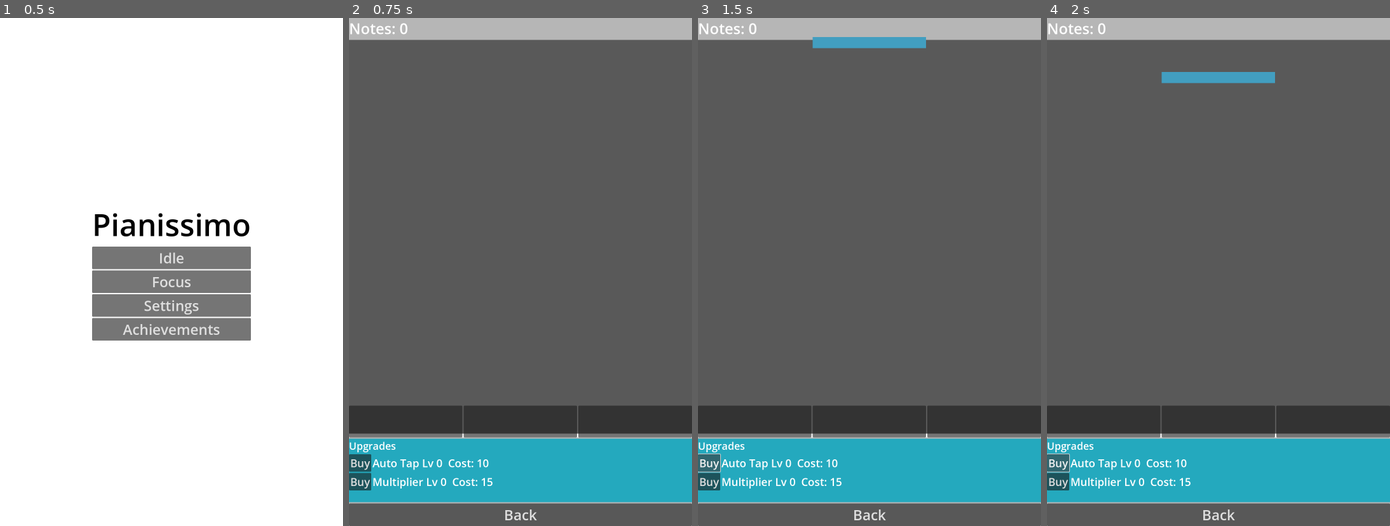
Above: before the commit, frames 1-4 (left to right).
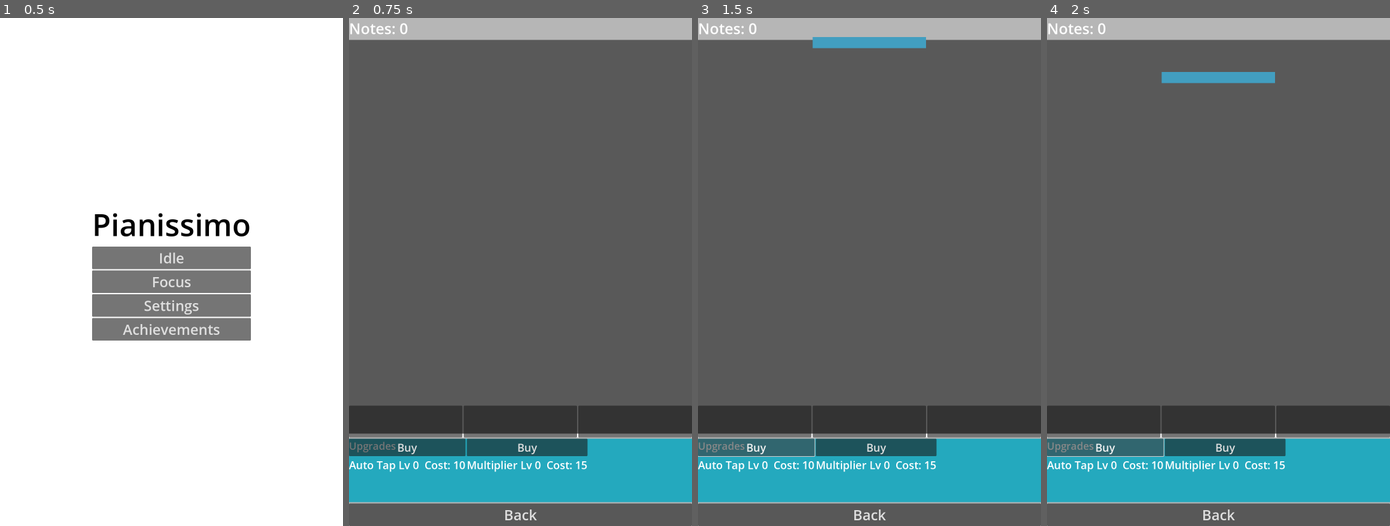
Above: after the commit, the same moments.

Repository: solsolet/MemoriaTFM
Game: Godot game, scene res://scenes/home/home.tscn
Same seed, same stepped clock (60 frames per second), same inputs: the game is played once before the commit and once after it.
Inputs:
- Up to frame 1 (0.5 s): no input
- Up to frame 2 (0.75 s): click "Idle" at 0.5 s
- Up to frame 3 (1.5 s): click "Buy" at 1.25 s
- Up to frame 4 (2 s): no input

Frame 1 is identical in both runs. In frame 2, 3.6% of the frame differs, in the area x 0-70%, y 82-93%; in frame 3, 3.7%; in frame 4, 3.7%.

Commit message:
feat: Managers buits (autoloads)

Diff:
--- /dev/null
+++ b/pianissimo/autoload/achievement_manager.gd
@@ -0,0 +1,5 @@
+extends Node
+## Facade for achievements
+
+func _ready() -> void:
+	print("AchievementManager ready")
--- /dev/null
+++ b/pianissimo/autoload/audio_manager.gd
@@ -0,0 +1,5 @@
+extends Node
+## Will manage SFX and music playback. Stub for now
+
+func _ready() -> void:
+	print("AudioManager ready")
--- /dev/null
+++ b/pianissimo/autoload/economy.gd
@@ -0,0 +1,6 @@
+extends Node
+## In-memory currency balance + change notifications
+## Delegates persistence to SaveManager
+
+func _ready() -> void:
+	print("Economy ready")
--- /dev/null
+++ b/pianissimo/autoload/notification_manager.gd
@@ -0,0 +1,5 @@
+extends Node
+## Facade for local notifications
+
+func _ready() -> void:
+	print("NotificationManager ready")
--- /dev/null
+++ b/pianissimo/autoload/save_manager.gd
@@ -0,0 +1,5 @@
+extends Node
+## Game progress: custom Resource
+
+func _ready() -> void:
+	print("SaveManager ready")
--- /dev/null
+++ b/pianissimo/autoload/settings_manager.gd
@@ -0,0 +1,5 @@
+extends Node
+## User preferences: ConfigFile
+
+func _ready() -> void:
+	print("SettingsManager ready")
--- /dev/null
+++ b/pianissimo/autoload/upgrade_manager.gd
@@ -0,0 +1,5 @@
+extends Node
+## Loads upgrade definitions, tracks the player's level in each
+
+func _ready() -> void:
+	print("UpgradeManager ready")
--- /dev/null
+++ b/pianissimo/data/upgrades.json
@@ -0,0 +1,16 @@
+[
+  {
+    "id": "auto_tap",
+    "title": "Auto Tap",
+    "description": "Automatically taps nearby notes.",
+    "base_cost": 10,
+    "cost_growth": 8
+  },
+  {
+    "id": "multiplier",
+    "title": "Multiplier",
+    "description": "Each successful hit gives more notes.",
+    "base_cost": 15,
+    "cost_growth": 12
+  }
+]
--- a/pianissimo/project.godot
+++ b/pianissimo/project.godot
@@ -16,6 +16,16 @@
 config/features=PackedStringArray("4.5", "Mobile")
 config/icon="res://icon.svg"
 
+[autoload]
+
+SettingsManager="*res://autoload/settings_manager.gd"
+SaveManager="*res://autoload/save_manager.gd"
+Economy="*res://autoload/economy.gd"
+UpgradeManager="*res://autoload/upgrade_manager.gd"
+AudioManager="*res://autoload/audio_manager.gd"
+AchievementManager="*res://autoload/achievement_manager.gd"
+NotificationManager="*res://autoload/notification_manager.gd"
+
 [display]
 
 window/size/viewport_width=1080
@@ -25,8 +35,13 @@
 [file_customization]
 
 folder_colors={
-"res://assets/": "pink",
-"res://scripts/": "teal"
+"res://assets/": "red",
+"res://autoload/": "orange",
+"res://data/": "yellow",
+"res://resources/": "green",
+"res://scenes/": "teal",
+"res://scripts/": "blue",
+"res://ui/": "purple"
 }
 
 [internationalization]
--- a/pianissimo/scenes/game/game.gd
+++ b/pianissimo/scenes/game/game.gd
@@ -3,20 +3,20 @@
 const NOTE_SCENE = preload("res://scenes/note/note.tscn")
 const NOTE_HEIGHT = 36.0
 const SAVE_PATH = "user://piano_idle_save.cfg"
-
-@onready var notes_label: Label = $SafeAreaContainer/VBoxContainer/NotesLabel
-@onready var game_area: Control = $SafeAreaContainer/VBoxContainer/GameArea
-@onready var hit_line: ColorRect = $SafeAreaContainer/VBoxContainer/GameArea/HitLine
-@onready var key_buttons: Array[Button] = [
-	$SafeAreaContainer/VBoxContainer/GameArea/KeyRow/Key0,
-	$SafeAreaContainer/VBoxContainer/GameArea/KeyRow/Key1,
-	$SafeAreaContainer/VBoxContainer/GameArea/KeyRow/Key2,
-]
-
-@onready var auto_tap_button: Button = $SafeAreaContainer/VBoxContainer/UpgradePanel/VBoxContainer/AutoTapRow/AutoTapButton
-@onready var auto_tap_label: Label = $SafeAreaContainer/VBoxContainer/UpgradePanel/VBoxContainer/AutoTapRow/AutoTapLabel
-@onready var multiplier_button: Button = $SafeAreaContainer/VBoxContainer/UpgradePanel/VBoxContainer/MultiplierRow/MultiplierButton
-@onready var multiplier_label: Label = $SafeAreaContainer/VBoxContainer/UpgradePanel/VBoxContainer/MultiplierRow/MultiplierLabel
+const UPGRADE_DATA_PATH = "res://data/upgrades.json"
+
+@export var notes_label: Label
+@export var game_area: Control
+@export var hit_line: ColorRect
+@export var key_buttons: Array[Button] = []
+
+@export var upgrade_card_container: HBoxContainer
+@export var back_button: Button
+
+@onready var auto_tap_button: Button = $SafeAreaContainer/VBoxContainer/UpgradePanel/ScrollContainer/HBoxContainer/AutoTapRow/AutoTapButton
+@onready var auto_tap_label: Label = $SafeAreaContainer/VBoxContainer/UpgradePanel/ScrollContainer/HBoxContainer/AutoTapRow/AutoTapLabel
+@onready var multiplier_button: Button = $SafeAreaContainer/VBoxContainer/UpgradePanel/ScrollContainer/HBoxContainer/MultiplierRow/MultiplierButton
+@onready var multiplier_label: Label = $SafeAreaContainer/VBoxContainer/UpgradePanel/ScrollContainer/HBoxContainer/MultiplierRow/MultiplierLabel
 
 var notes_value: int = 0
 var active_notes: Array[Note] = []
@@ -303,6 +303,21 @@
 	active_notes.clear()
 
 
+func load_upgrade_data() -> Array[Dictionary]:
+	var file = FileAccess.open(UPGRADE_DATA_PATH, FileAccess.READ)
+	if file == null:
+		return []
+
+	var text = file.get_as_text()
+	file.close()
+
+	var parsed = JSON.parse_string(text)
+	if parsed is Array:
+		return parsed
+
+	return []
+
+
 func _exit_tree() -> void:
 	cleanup()
 
--- a/pianissimo/scenes/game/game.tscn
+++ b/pianissimo/scenes/game/game.tscn
@@ -1,9 +1,9 @@
 [gd_scene load_steps=3 format=3 uid="uid://cn6a42umr04wt"]
 
 [ext_resource type="Script" uid="uid://c3mwxe5vw21ye" path="res://scenes/game/game.gd" id="1_sul5r"]
-[ext_resource type="Script" uid="uid://cfb0qannguffv" path="res://scenes/game/safe_area_container.gd" id="2_7h61r"]
+[ext_resource type="Script" uid="uid://cfb0qannguffv" path="res://ui/safe_area_container.gd" id="2_7h61r"]
 
-[node name="Game" type="Control"]
+[node name="Game" type="Control" node_paths=PackedStringArray("notes_label", "game_area", "hit_line", "key_buttons", "upgrade_card_container", "back_button")]
 layout_mode = 3
 anchors_preset = 15
 anchor_right = 1.0
@@ -11,6 +11,12 @@
 grow_horizontal = 2
 grow_vertical = 2
 script = ExtResource("1_sul5r")
+notes_label = NodePath("SafeAreaContainer/VBoxContainer/NotesLabel")
+game_area = NodePath("SafeAreaContainer/VBoxContainer/GameArea")
+hit_line = NodePath("SafeAreaContainer/VBoxContainer/GameArea/HitLine")
+key_buttons = [NodePath("SafeAreaContainer/VBoxContainer/GameArea/KeyRow/Key0"), NodePath("SafeAreaContainer/VBoxContainer/GameArea/KeyRow/Key1"), NodePath("SafeAreaContainer/VBoxContainer/GameArea/KeyRow/Key2")]
+upgrade_card_container = NodePath("SafeAreaContainer/VBoxContainer/UpgradePanel/ScrollContainer/HBoxContainer")
+back_button = NodePath("SafeAreaContainer/VBoxContainer/BottomBar/BackButton")
 
 [node name="SafeAreaContainer" type="MarginContainer" parent="."]
 layout_mode = 1
@@ -100,44 +106,59 @@
 grow_vertical = 2
 color = Color(0.14048484, 0.6632491, 0.7463257, 1)
 
-[node name="VBoxContainer" type="VBoxContainer" parent="SafeAreaContainer/VBoxContainer/UpgradePanel"]
-custom_minimum_size = Vector2(100, 0)
+[node name="UpgradeLabel" type="Label" parent="SafeAreaContainer/VBoxContainer/UpgradePanel"]
 layout_mode = 0
-offset_right = 40.0
-offset_bottom = 40.0
-
-[node name="UpgradeLabel" type="Label" parent="SafeAreaContainer/VBoxContainer/UpgradePanel/VBoxContainer"]
-layout_mode = 2
+offset_right = 148.0
+offset_bottom = 45.0
 theme_override_font_sizes/font_size = 32
 text = "Upgrades"
 
-[node name="AutoTapRow" type="HBoxContainer" parent="SafeAreaContainer/VBoxContainer/UpgradePanel/VBoxContainer"]
+[node name="ScrollContainer" type="ScrollContainer" parent="SafeAreaContainer/VBoxContainer/UpgradePanel"]
+layout_mode = 1
+anchors_preset = 15
+anchor_right = 1.0
+anchor_bottom = 1.0
+grow_horizontal = 2
+grow_vertical = 2
+
+[node name="HBoxContainer" type="HBoxContainer" parent="SafeAreaContainer/VBoxContainer/UpgradePanel/ScrollContainer"]
+custom_minimum_size = Vector2(220, 0)
+layout_mode = 2
+size_flags_horizontal = 3
+
+[node name="AutoTapRow" type="VBoxContainer" parent="SafeAreaContainer/VBoxContainer/UpgradePanel/ScrollContainer/HBoxContainer"]
+custom_minimum_size = Vector2(220, 0)
 layout_mode = 2
 
-[node name="AutoTapButton" type="Button" parent="SafeAreaContainer/VBoxContainer/UpgradePanel/VBoxContainer/AutoTapRow"]
+[node name="AutoTapButton" type="Button" parent="SafeAreaContainer/VBoxContainer/UpgradePanel/ScrollContainer/HBoxContainer/AutoTapRow"]
 custom_minimum_size = Vector2(40, 40)
 layout_mode = 2
 theme_override_font_sizes/font_size = 32
 text = "Buy"
 
-[node name="AutoTapLabel" type="Label" parent="SafeAreaContainer/VBoxContainer/UpgradePanel/VBoxContainer/AutoTapRow"]
+[node name="AutoTapLabel" type="Label" parent="SafeAreaContainer/VBoxContainer/UpgradePanel/ScrollContainer/HBoxContainer/AutoTapRow"]
 layout_mode = 2
 theme_override_font_sizes/font_size = 32
 
-[node name="MultiplierRow" type="HBoxContainer" parent="SafeAreaContainer/VBoxContainer/UpgradePanel/VBoxContainer"]
+[node name="MultiplierRow" type="VBoxContainer" parent="SafeAreaContainer/VBoxContainer/UpgradePanel/ScrollContainer/HBoxContainer"]
+custom_minimum_size = Vector2(220, 0)
 layout_mode = 2
 
-[node name="MultiplierButton" type="Button" parent="SafeAreaContainer/VBoxContainer/UpgradePanel/VBoxContainer/MultiplierRow"]
+[node name="MultiplierButton" type="Button" parent="SafeAreaContainer/VBoxContainer/UpgradePanel/ScrollContainer/HBoxContainer/MultiplierRow"]
 custom_minimum_size = Vector2(40, 40)
 layout_mode = 2
 theme_override_font_sizes/font_size = 32
 text = "Buy"
 
-[node name="MultiplierLabel" type="Label" parent="SafeAreaContainer/VBoxContainer/UpgradePanel/VBoxContainer/MultiplierRow"]
+[node name="MultiplierLabel" type="Label" parent="SafeAreaContainer/VBoxContainer/UpgradePanel/ScrollContainer/HBoxContainer/MultiplierRow"]
 layout_mode = 2
 theme_override_font_sizes/font_size = 32
 
-[node name="BackButton" type="Button" parent="SafeAreaContainer/VBoxContainer"]
+[node name="BottomBar" type="MarginContainer" parent="SafeAreaContainer/VBoxContainer"]
+custom_minimum_size = Vector2(0, 70)
+layout_mode = 2
+
+[node name="BackButton" type="Button" parent="SafeAreaContainer/VBoxContainer/BottomBar"]
 auto_translate_mode = 1
 layout_mode = 2
 theme_override_font_sizes/font_size = 45
@@ -146,6 +167,6 @@
 [connection signal="pressed" from="SafeAreaContainer/VBoxContainer/GameArea/KeyRow/Key0" to="." method="_on_key_0_pressed"]
 [connection signal="pressed" from="SafeAreaContainer/VBoxContainer/GameArea/KeyRow/Key1" to="." method="_on_key_1_pressed"]
 [connection signal="pressed" from="SafeAreaContainer/VBoxContainer/GameArea/KeyRow/Key2" to="." method="_on_key_2_pressed"]
-[connection signal="pressed" from="SafeAreaContainer/VBoxContainer/UpgradePanel/VBoxContainer/AutoTapRow/AutoTapButton" to="." method="_on_auto_tap_button_pressed"]
-[connection signal="pressed" from="SafeAreaContainer/VBoxContainer/UpgradePanel/VBoxContainer/MultiplierRow/MultiplierButton" to="." method="_on_multiplier_button_pressed"]
-[connection signal="pressed" from="SafeAreaContainer/VBoxContainer/BackButton" to="." method="_on_btn_back_pressed"]
+[connection signal="pressed" from="SafeAreaContainer/VBoxContainer/UpgradePanel/ScrollContainer/HBoxContainer/AutoTapRow/AutoTapButton" to="." method="_on_auto_tap_button_pressed"]
+[connection signal="pressed" from="SafeAreaContainer/VBoxContainer/UpgradePanel/ScrollContainer/HBoxContainer/MultiplierRow/MultiplierButton" to="." method="_on_multiplier_button_pressed"]
+[connection signal="pressed" from="SafeAreaContainer/VBoxContainer/BottomBar/BackButton" to="." method="_on_btn_back_pressed"]
Not shown, added: pianissimo/autoload/achievement_manager.gd.uid
Not shown, added: pianissimo/autoload/audio_manager.gd.uid
Not shown, added: pianissimo/autoload/economy.gd.uid
Not shown, added: pianissimo/autoload/notification_manager.gd.uid
Not shown, added: pianissimo/autoload/save_manager.gd.uid
Not shown, added: pianissimo/autoload/settings_manager.gd.uid
Not shown, added: pianissimo/autoload/upgrade_manager.gd.uid
Renamed: pianissimo/scenes/game/safe_area_container.gd -> pianissimo/ui/safe_area_container.gd
Renamed: pianissimo/scenes/game/safe_area_container.gd.uid -> pianissimo/ui/safe_area_container.gd.uid
Not shown, changed: VaultMemoria/.obsidian/workspace.json
